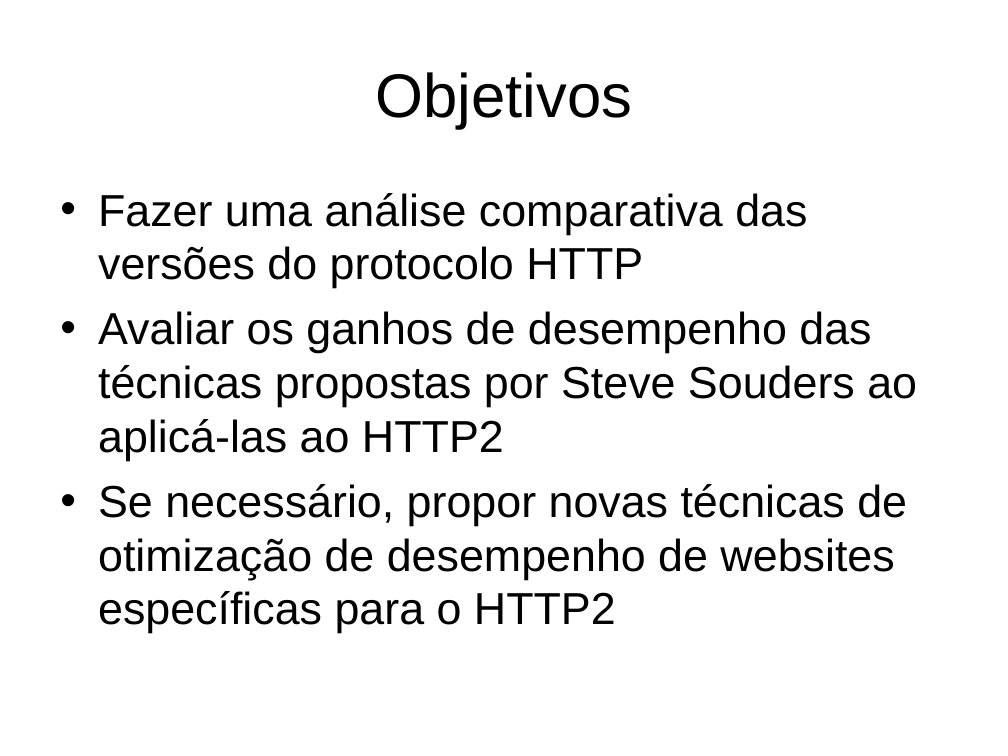
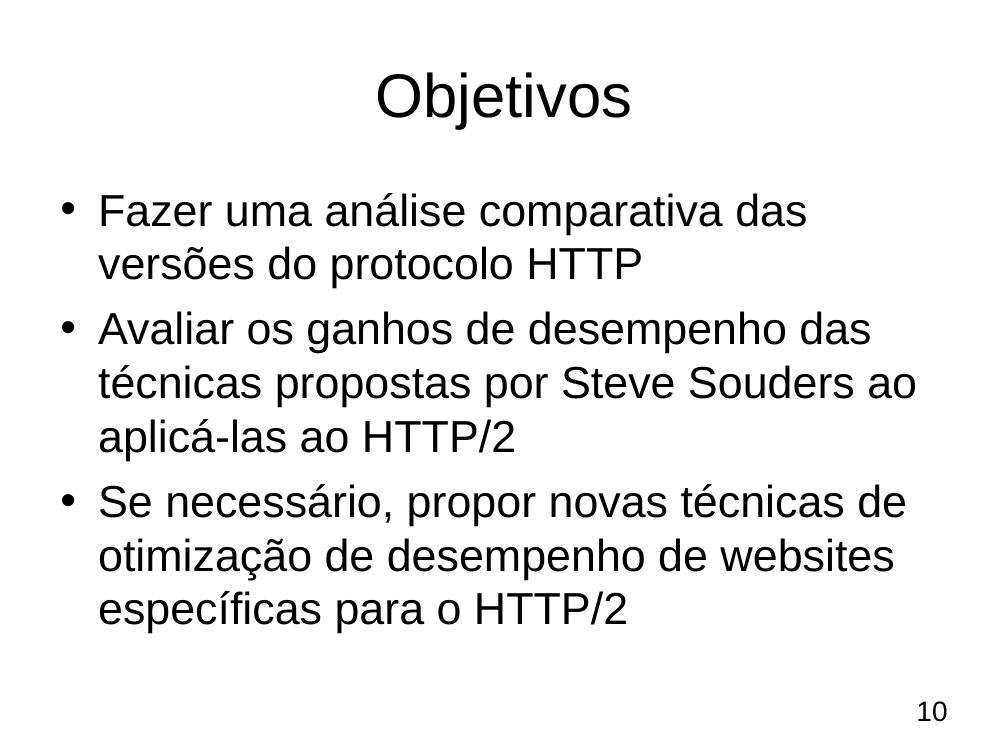
Before and after one commit to pcolenbr/TCC, a slide deck: slide 10 of Apresentação - TCC.ppt. Drawn at 1008x756 pixels with LibreOffice and Linux fonts; fonts in the diff are those of the drawing; background and template pictures are left out. Boxes give left, top, right and bottom in pixels: in the first picture for what was removed or moved away, otherwise in the second. Text is boxed around its words. In the diff, an @@ line names an element or a change of style, - is before the commit and + after.

```diff
--- a/Apresentação - TCC.ppt
+++ b/Apresentação - TCC.ppt
@@ text at (98,311,917,633): text changed @@
-• Avaliar os ganhos de desempenho das técnicas propostas por Steve Souders ao aplicá-las ao HTTP2
-• Se necessário, propor novas técnicas de otimização de desempenho de websites específicas para o HTTP2
+• Avaliar os ganhos de desempenho das técnicas propostas por Steve Souders ao aplicá-las ao HTTP/2
+• Se necessário, propor novas técnicas de otimização de desempenho de websites específicas para o HTTP/2
@@ page number added at (916,701,947,722), 20 pt, text #000000 @@
+10
```
Also in this commit, not shown: 32 other slides changed.
